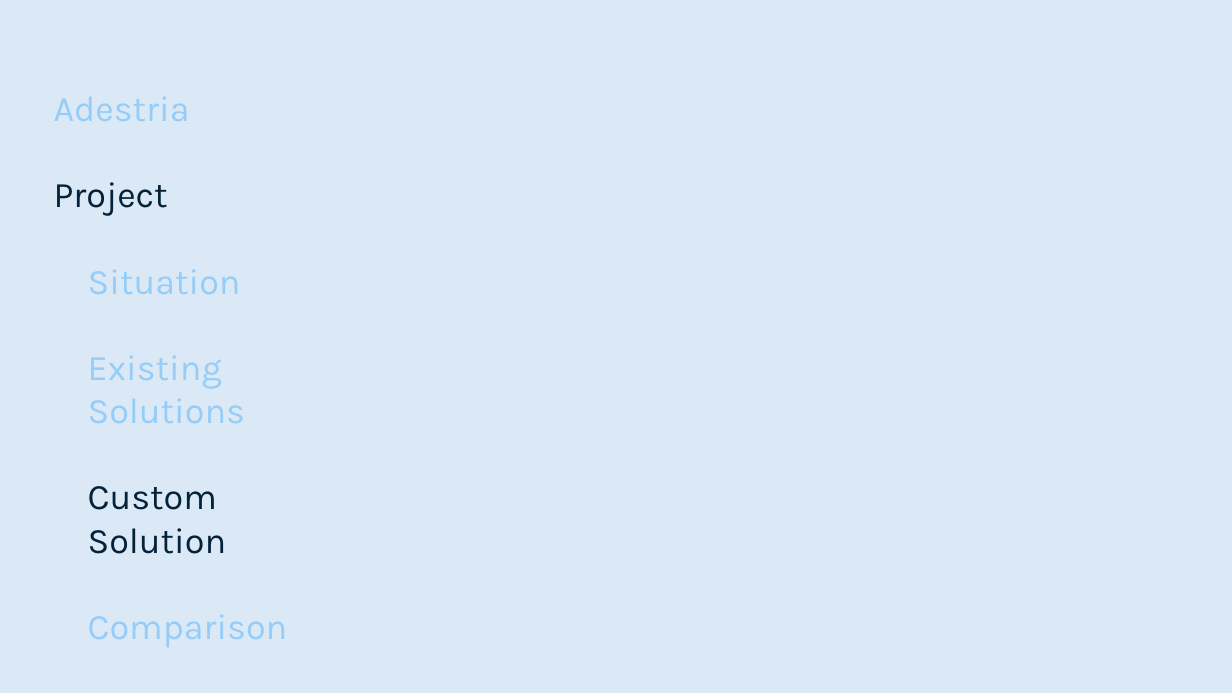
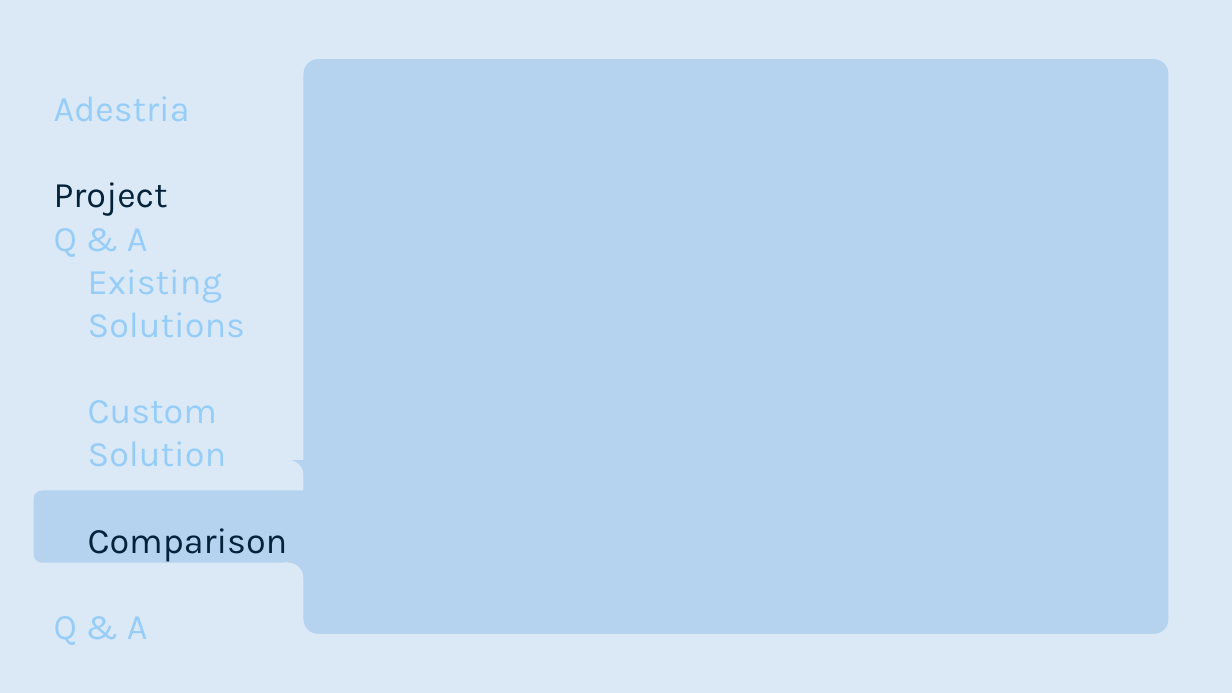
Before and after one commit to smutrux/prog1180, a slide deck: slide 13 of Deliverables/Presentation1.pptx. Drawn at 1232x693 pixels with LibreOffice and Linux fonts; fonts in the diff are those of the drawing. Boxes give left, top, right and bottom in pixels: in the first picture for what was removed or moved away, otherwise in the second. Text is boxed around its words. In the diff, an @@ line names an element or a change of style, - is before the commit and + after.

```diff
--- a/Deliverables/Presentation1.pptx
+++ b/Deliverables/Presentation1.pptx
@@ rounded rectangle added at [303, 59, 1168, 634], fill #B5D2EF @@
@@ text added at [54, 228, 148, 257], 28 pt, text #96CDF8 @@
+Q & A
@@ text at [88, 269, 241, 294]: paragraph removed @@
-Situation
@@ text at [88, 400, 288, 562]: text colour #042239 to #96CDF8 in "Custom", "Solution"; text colour #96CDF8 to #042239 in "Comparison" @@
@@ group added at [33, 460, 324, 593]: 2 rectangles, 2 ellipses, 1 rounded rectangle @@
@@ text at [54, 616, 148, 645]: paragraph added @@
+Q & A
```
Also in this commit, not shown: 10 other slides changed, 1 slide added, 1 slide removed.
